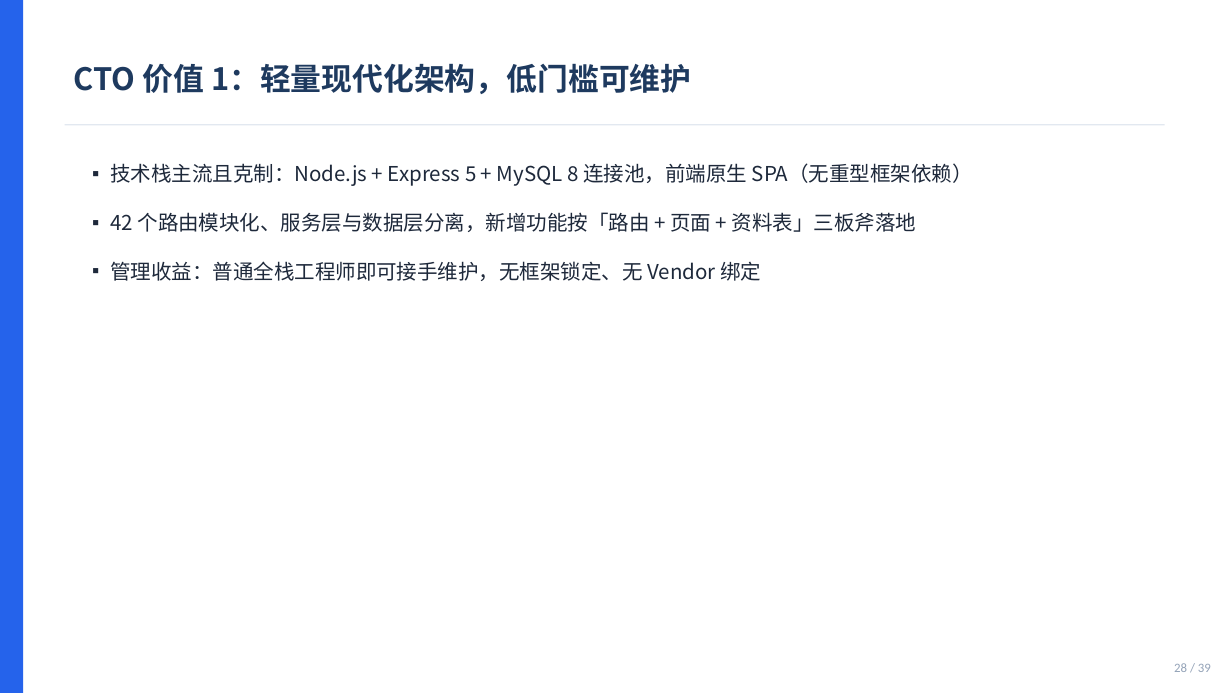
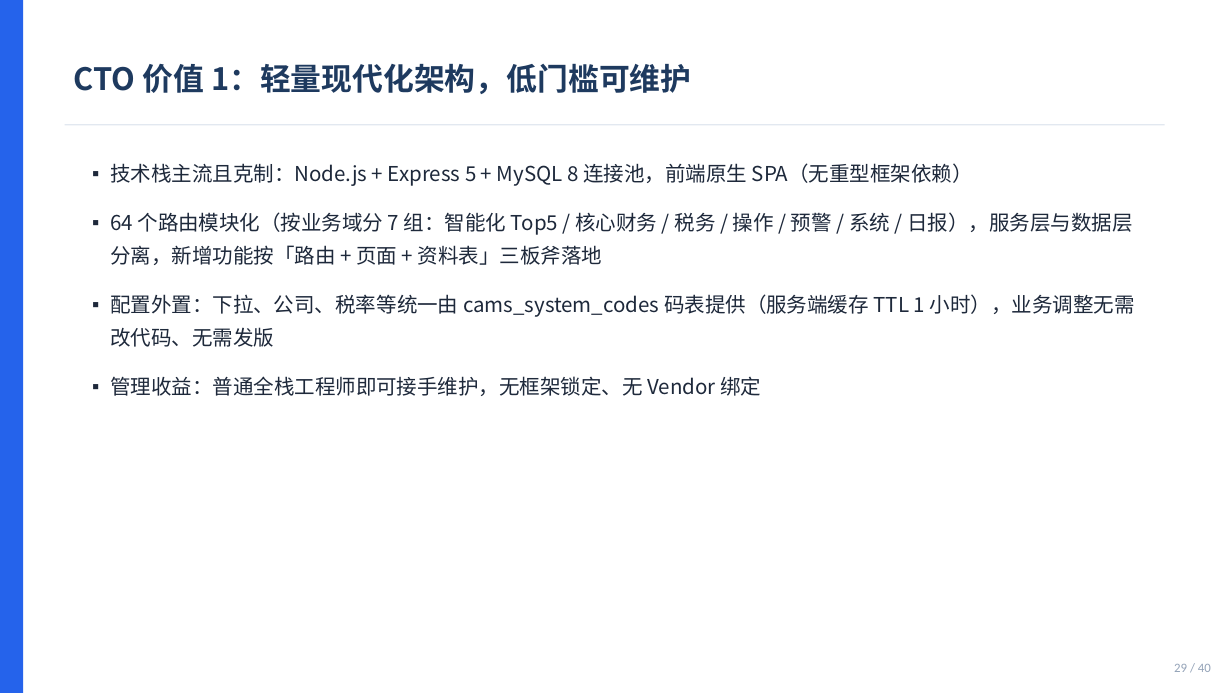
Before and after one commit to rocky1953/ERMM-finance-system, a slide deck: slide 29 of docs/ERMM_高管價值簡報_CEO_CFO_COO_CTO.pptx (slide 28 before the commit). Drawn at 1232x693 pixels with LibreOffice and Linux fonts; fonts in the diff are those of the drawing. Boxes give left, top, right and bottom in pixels: in the first picture for what was removed or moved away, otherwise in the second. Text is boxed around its words. In the diff, an @@ line names an element or a change of style, - is before the commit and + after.

Commit message:
docs: 同步系统手册、角色操作手册、架构图与高管简报

```diff
--- a/docs/ERMM_高管價值簡報_CEO_CFO_COO_CTO.pptx
+++ b/docs/ERMM_高管價值簡報_CEO_CFO_COO_CTO.pptx
@@ text at (110, 212, 1135, 347): text changed @@
-▪ 42 个路由模块化、服务层与数据层分离，新增功能按「路由 + 页面 + 资料表」三板斧落地
+▪ 64 个路由模块化（按业务域分 7 组：智能化 Top5 / 核心财务 / 税务 / 操作 / 预警 / 系统 / 日报），服务层与数据层分离，新增功能按「路由 + 页面 + 资料表」三板斧落地
+▪ 配置外置：下拉、公司、税率等统一由 cams_system_codes 码表提供（服务端缓存 TTL 1 小时），业务调整无需改代码、无需发版
@@ text at (1174, 664, 1211, 672): text changed @@
-28 / 39
+29 / 40
```
Also in this commit, not shown: 33 other slides changed, 1 slide added, 28 other files.
